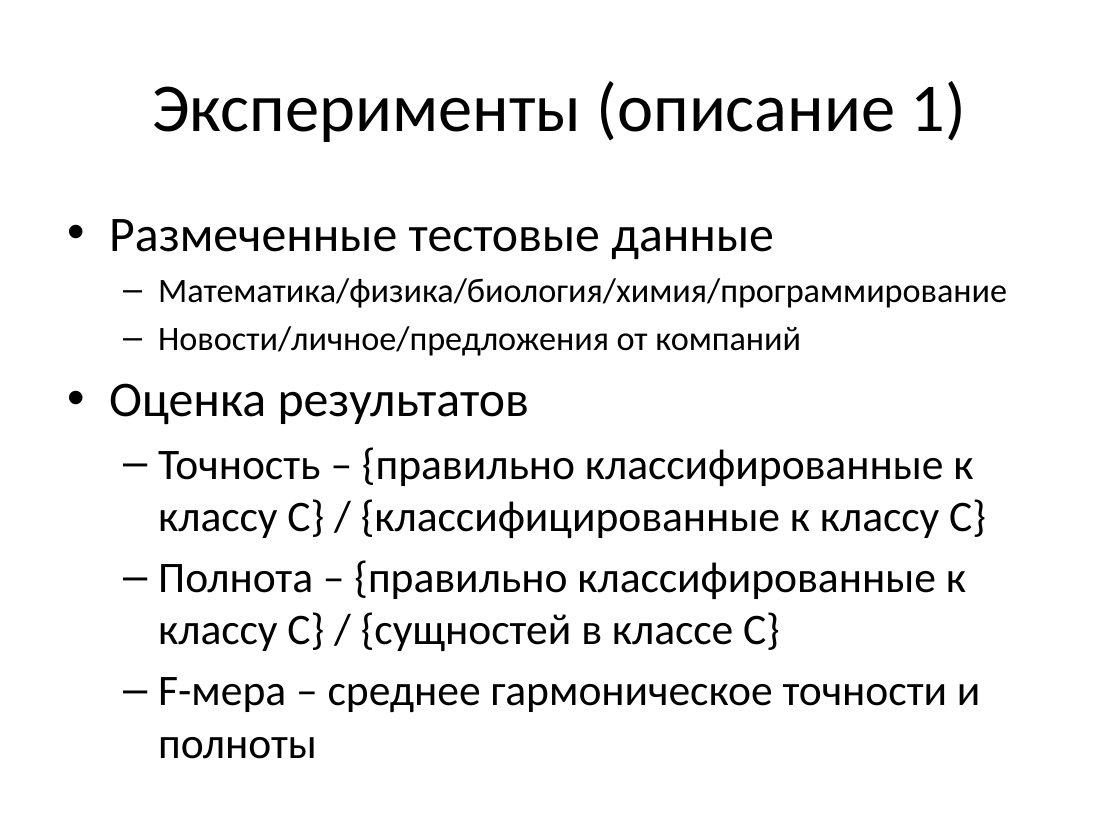
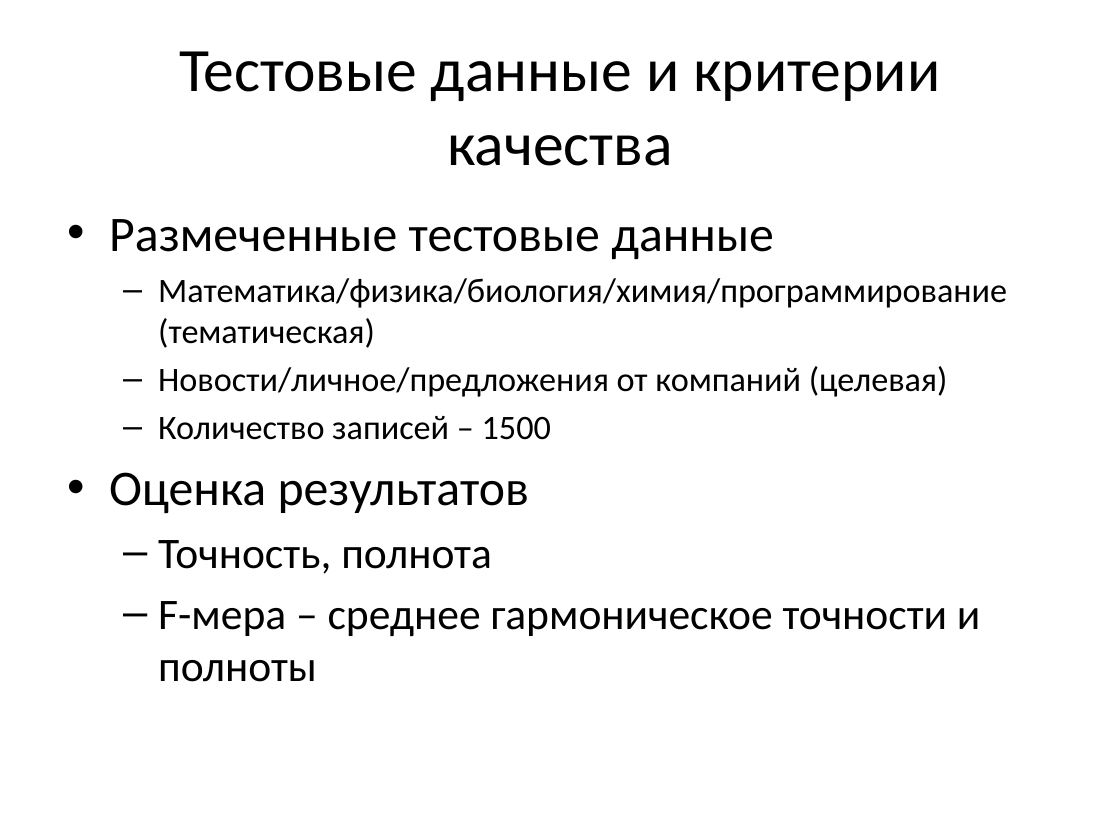
Before and after one commit to ttim/Diploma, a slide deck: slide 8 of docs/diploma.pptx (slide 6 before the commit). Drawn at 1120x840 pixels with LibreOffice and Linux fonts; fonts in the diff are those of the drawing. Boxes give left, top, right and bottom in pixels: in the first picture for what was removed or moved away, otherwise in the second. Text is boxed around its words. In the diff, an @@ line names an element or a change of style, - is before the commit and + after.

```diff
--- a/docs/diploma.pptx
+++ b/docs/diploma.pptx
@@ title at (179,51,940,166): text changed; size 44 to 39.6 pt @@
-Эксперименты (описание 1)
+Тестовые данные и критерии качества
@@ text at (158,278,1007,440): text changed @@
-  – Математика/физика/биология/химия/программирование
-  – Новости/личное/предложения от компаний
+  – Математика/физика/биология/химия/программирование (тематическая)
+  – Новости/личное/предложения от компаний (целевая)
+  – Количество записей – 1500
@@ text at (158,540,492,574): text changed @@
-  – Точность – {правильно классифированные к классу C} / {классифицированные к классу C}
-  – Полнота – {правильно классифированные к классу C} / {сущностей в классе C}
+  – Точность, полнота
```
Also in this commit, not shown: 5 other slides changed, 3 slides added, 1 other file.
